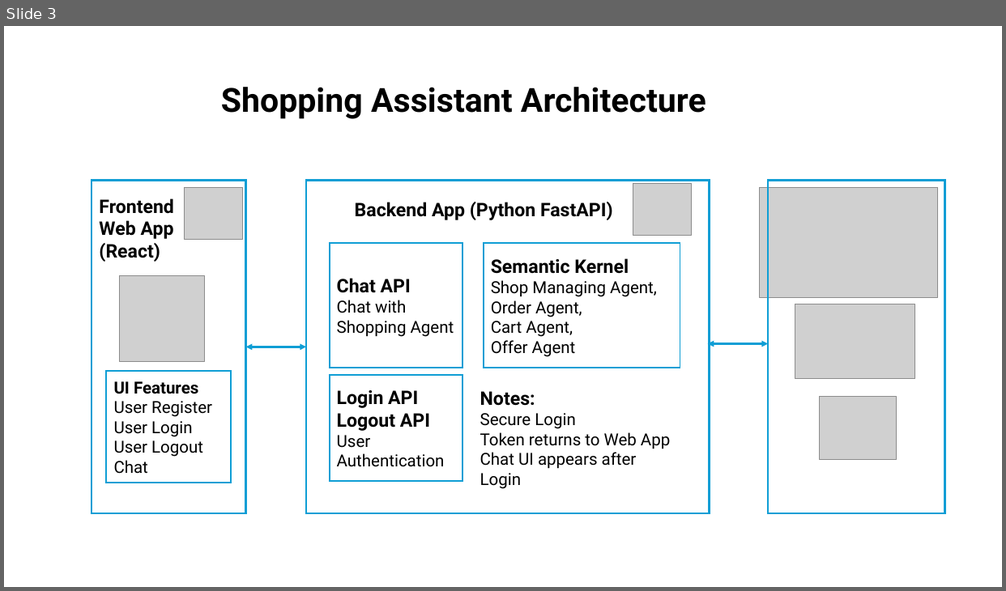
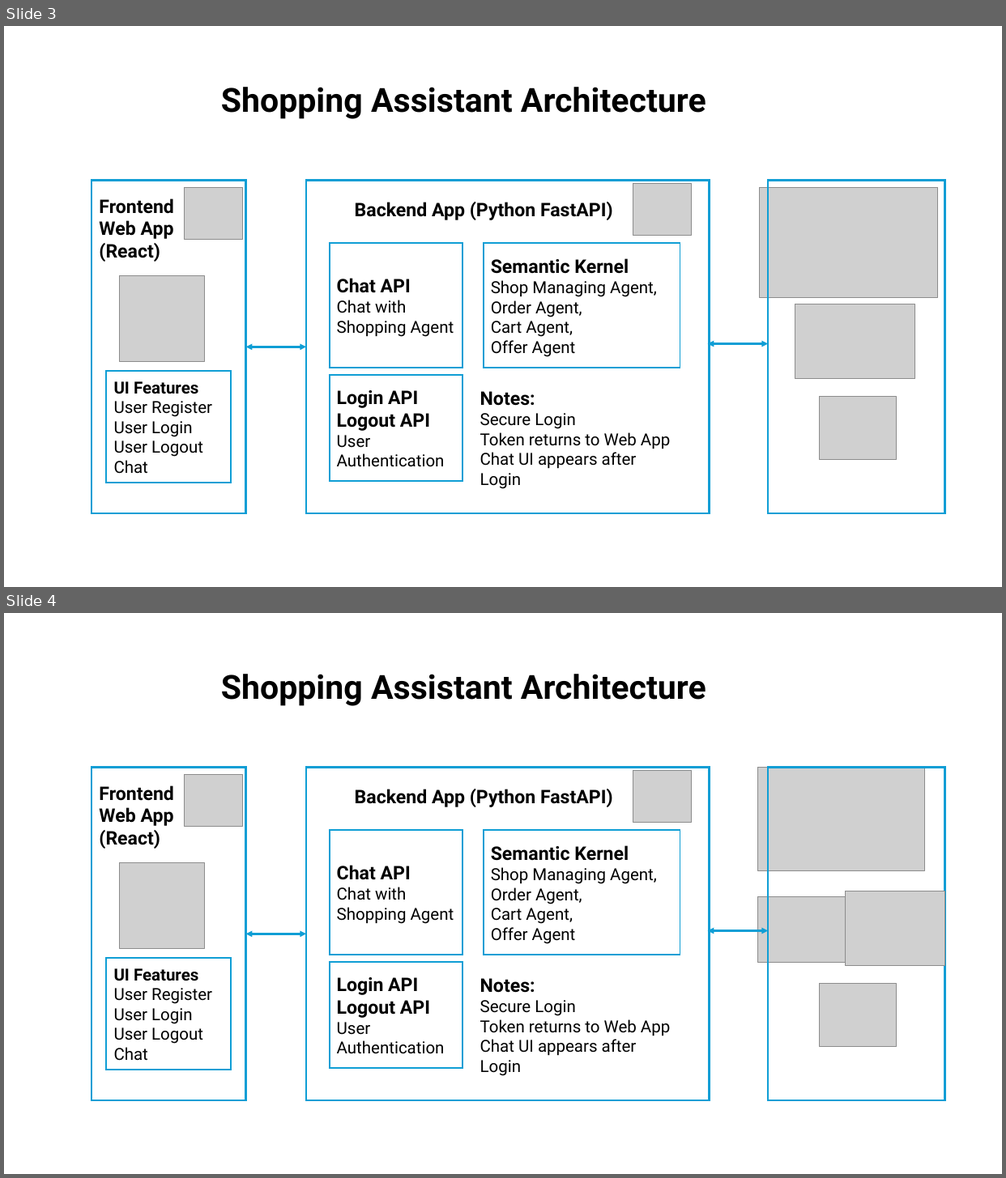
Before and after one commit to gailzmicrosoft/ShopAssistant, a slide deck: docs/Media.pptx. Shown one above the other, each under a label of ours: slide 3 before the commit, slides 3 and 4 after it. The pictures are 1006x591 and 1006x1178 pixels, drawn with LibreOffice and Linux fonts; fonts in the diff are those of the drawing; grey boxes stand for pictures. Boxes give left, top, right and bottom in pixels: in the first picture for what was removed or moved away, otherwise in the second. Text is boxed around its words. In the diff, an @@ line names an element or a change of style, - is before the commit and + after.

```diff
--- a/docs/Media.pptx
+++ b/docs/Media.pptx
@@ slide 4 added at [4,613,1002,1174], background #FFFFFF @@
@@ text added at [221,674,706,706], 32 pt, text #000000, bold @@
+Shopping Assistant Architecture
@@ rectangle added at [91,767,246,1101], outline #0F9ED5 2 pt @@
@@ picture added at [185,775,243,826] @@
@@ rectangle added at [306,767,710,1101], outline #0F9ED5 2 pt @@
@@ picture added at [633,770,691,822] @@
@@ picture added at [758,767,925,871] @@
@@ rectangle added at [769,767,945,1101], outline #0F9ED5 2 pt @@
@@ text added at [99,786,174,849], 18 pt, text #000000, bold @@
+Frontend
+Web App (React)
@@ text added at [355,789,613,807], 18 pt, text #000000, bold @@
+Backend App (Python FastAPI)
@@ rectangle added at [330,830,463,955], outline #0F9ED5 1.5 pt, 16 pt, text #000000 @@
+Chat API
+Chat with Shopping Agent
@@ rectangle added at [484,831,680,956], outline #0F9ED5 1.5 pt, 16 pt, text #000000 @@
+Semantic Kernel
+Shop Managing Agent, Order Agent,
+Cart Agent,
+Offer Agent
@@ picture added at [120,863,206,949] @@
@@ picture added at [758,897,879,963] @@
@@ picture added at [846,892,945,966] @@
@@ double arrow added from (246, 934) to (306, 934), #0F9ED5 2 pt @@
@@ double arrow added from (708, 931) to (769, 931), #0F9ED5 2 pt @@
@@ rectangle added at [107,958,231,1071], outline #0F9ED5 1.5 pt, 16 pt, text #000000 @@
+UI Features
+User Register
+User Login
+User Logout
+Chat
@@ rectangle added at [330,963,463,1069], outline #0F9ED5 1.5 pt, 16 pt, text #000000 @@
+Login API
+Logout API
+User Authentication
@@ text added at [480,978,670,1056], 16 pt, text #000000 @@
+Notes:
+Secure Login
+Token returns to Web App
+Chat UI appears after Login
@@ picture added at [819,983,897,1046] @@
```
Also in this commit, not shown: 4 other files.
